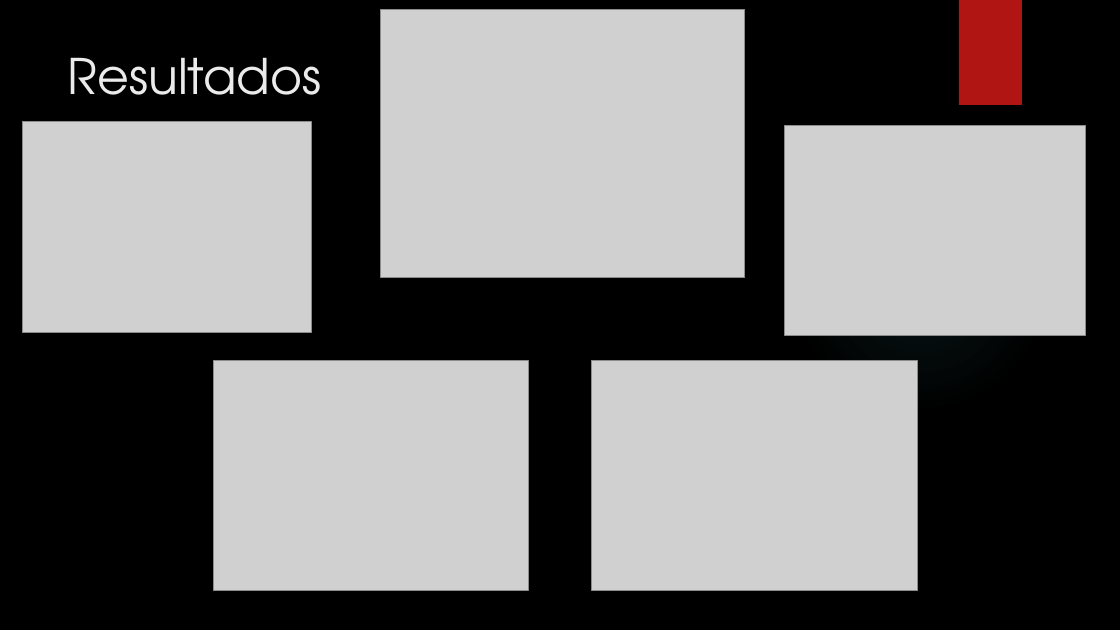
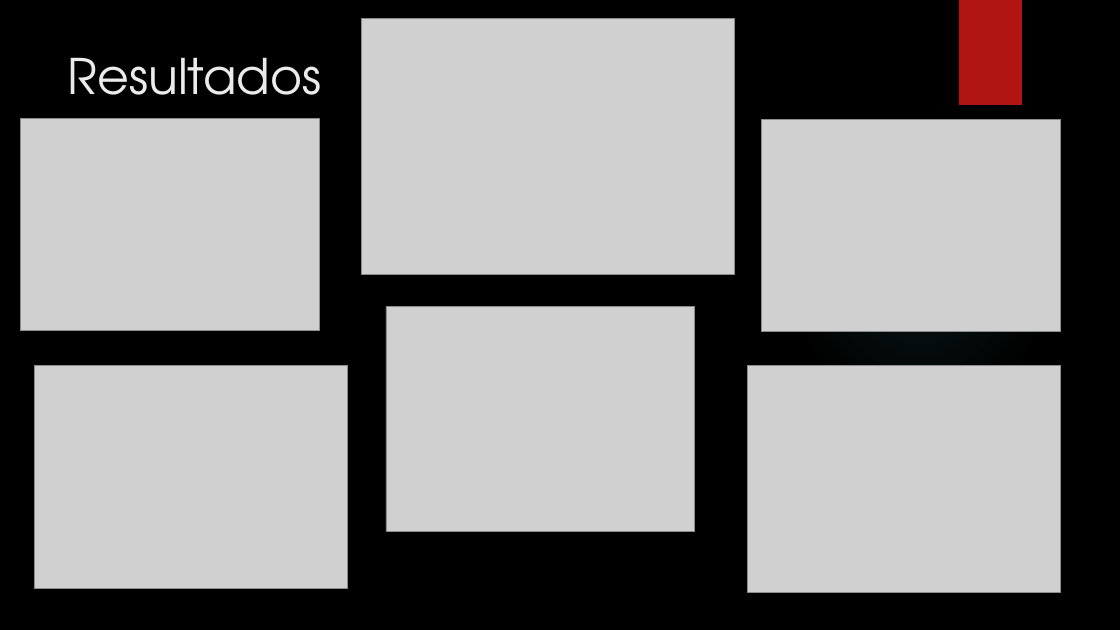
Before and after one commit to Gobuub/Proyecto-Final-Bootcamp, a slide deck: slide 13 of ML_Project.pptx. Drawn at 1120x630 pixels with LibreOffice and Linux fonts; fonts in the diff are those of the drawing; grey boxes stand for pictures; background and template pictures are left out. Boxes give left, top, right and bottom in pixels: in the first picture for what was removed or moved away, otherwise in the second. Text is boxed around its words. In the diff, an @@ line names an element or a change of style, - is before the commit and + after.

```diff
--- a/ML_Project.pptx
+++ b/ML_Project.pptx
@@ picture: place and size @@
-picture at (381,9,745,277)
+picture at (362,18,734,275)
@@ picture: place and size @@
-picture at (23,122,311,333)
+picture at (20,118,319,330)
@@ picture: place and size @@
-picture at (785,125,1086,336)
+picture at (761,119,1060,332)
@@ picture added at (386,307,696,532) @@
@@ picture added at (34,365,348,589) @@
@@ picture removed at (213,360,528,590) @@
@@ picture removed at (592,360,918,590) @@
@@ picture added at (748,365,1061,592) @@
```
Also in this commit, not shown: 5 other slides changed, 1 slide added, 3 other files.
